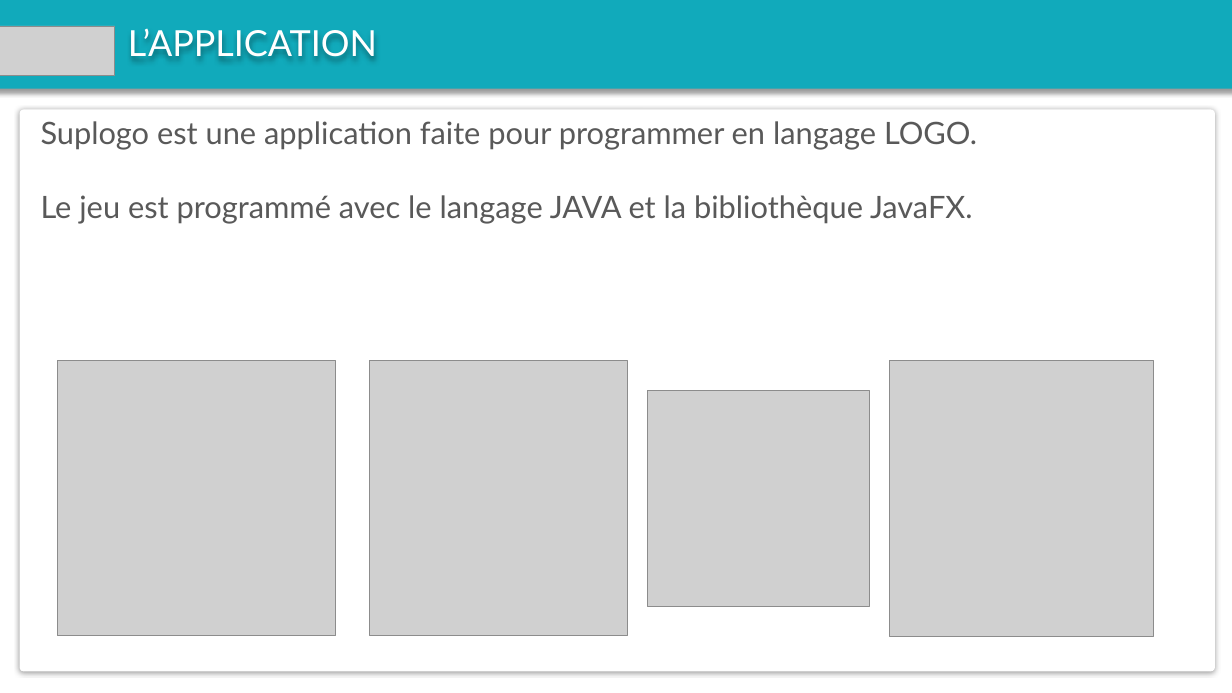
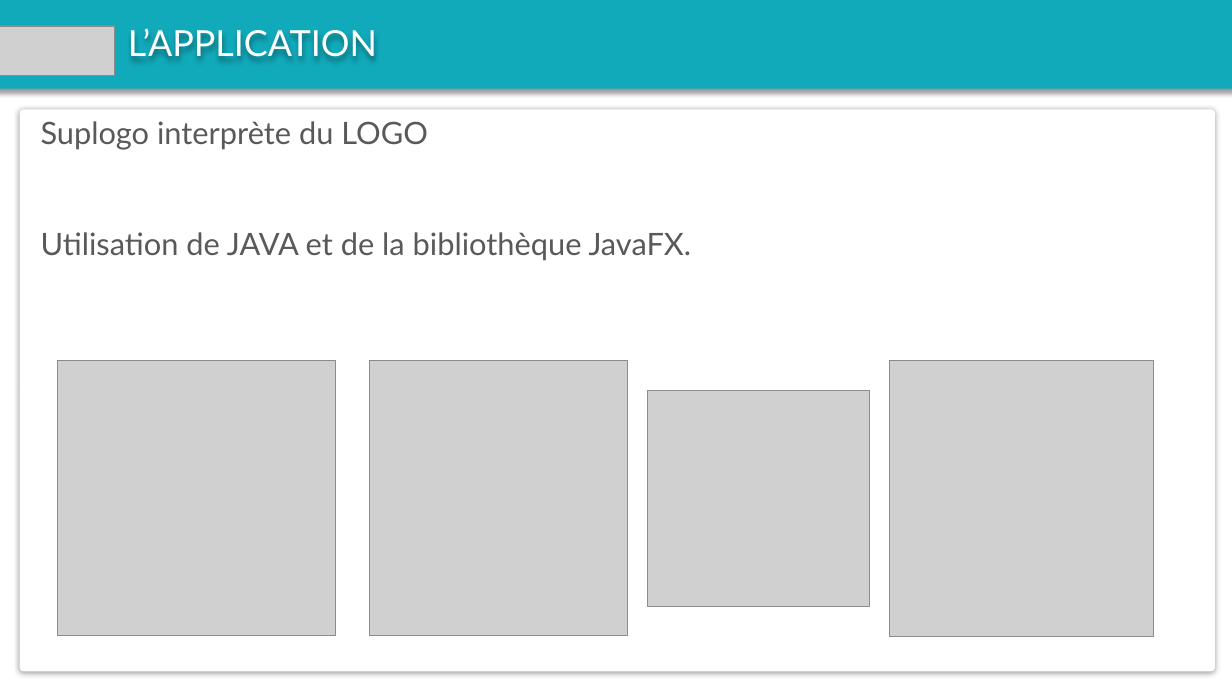
Before and after one commit to eternialz/2dev-logo, a slide deck: slide 4 of Suplogo.pptx. Drawn at 1232x693 pixels with LibreOffice and Linux fonts; fonts in the diff are those of the drawing; grey boxes stand for pictures. Boxes give left, top, right and bottom in pixels: in the first picture for what was removed or moved away, otherwise in the second. Text is boxed around its words. In the diff, an @@ line names an element or a change of style, - is before the commit and + after.

Commit message:
Modified application slide

```diff
--- a/Suplogo.pptx
+++ b/Suplogo.pptx
@@ text at (41,121,692,261): text changed @@
-Suplogo est une application faite pour programmer en langage LOGO.
-Le jeu est programmé avec le langage JAVA et la bibliothèque JavaFX.
+Suplogo interprète du LOGO
+Utilisation de JAVA et de la bibliothèque JavaFX.
```
